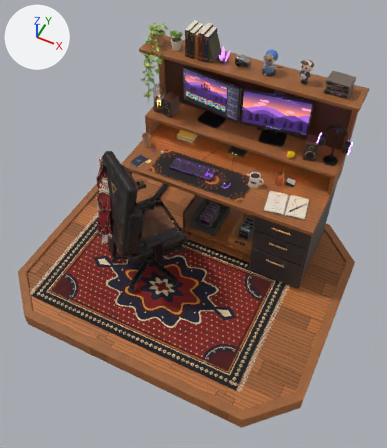
Before and after pictures for a commit that changed the Blender file diorama/source/diorama_phase11.blend.
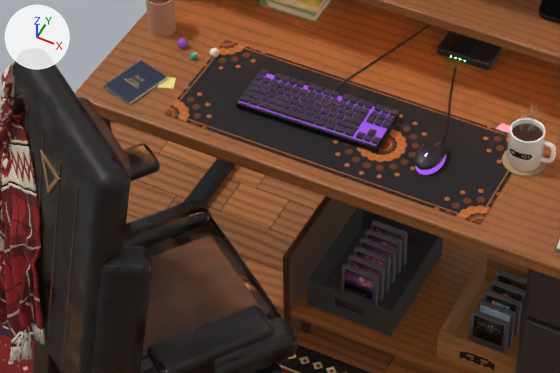
There are two pictures of each version: one whole from a camera (50 mm lens) standing at (1.274, -2.44, 3.633) and looking at (0.098, -0.087, 0.691), one close up on the part from 26% to 68% of the width and 30% to 55% of the height. The axes (+X, +Y, +Z) are drawn at upper left. The lights are the same throughout. The last two pictures show the newer version.

Names of what the first close-up shows: 'BASE_Platform', 'CHAIR_ArmPad_R', 'CHAIR_Backrest', 'CHAIR_Blanket', 'CHAIR_SeatPanel', 'CHAIR_Wing_R', 'DESK_LowShelf', 'DESK_Top', 'PROP_DeskMat', 'PROP_Keyboard_Keys', 'PROP_StorageBin', 'SHELF_Riser' and 76 more.
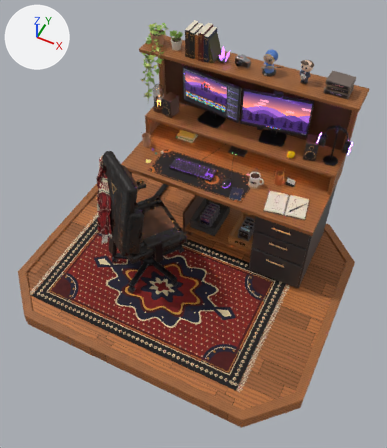
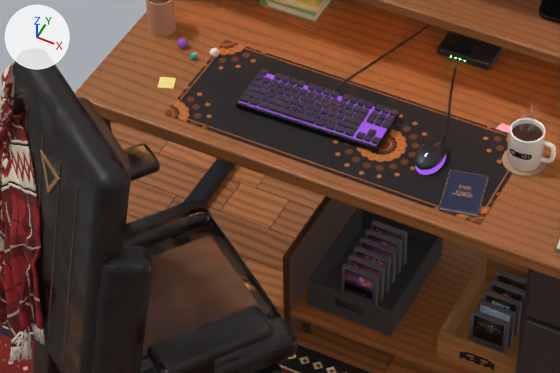
ob_nav_passport is not drawn itself; it is the parent of ob_nav_passport_back, ob_nav_passport_pages, ob_nav_passport_cover.

Where the change shows, as pixel boxes [x1, y1, x2, y2] in the close-ups (560 x 373 px):
'NAV_Passport_Cover', moved, turned: before [103, 60, 168, 103]; after [438, 169, 489, 215]
'NAV_Passport_Back', moved, turned: before [103, 78, 168, 105]; after [438, 179, 489, 217]
'NAV_Passport_Pages', moved, turned: before [105, 78, 167, 104]; after [440, 178, 489, 216]

The edits, one by one:
Object 'NAV_Passport' (ob_nav_passport) moves from (-0.565, 0.265, 0.76) to (0.28, 0.27, 0.763).
Object 'NAV_Passport' (ob_nav_passport) turns from (0, 0, -16) to (0, 0, 12) degrees about x, y and z.
